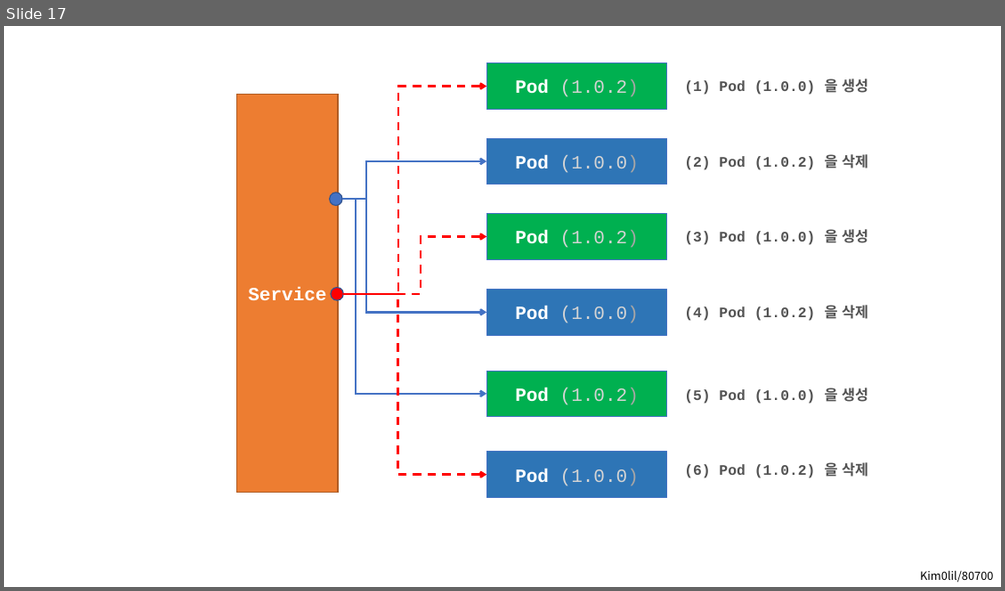
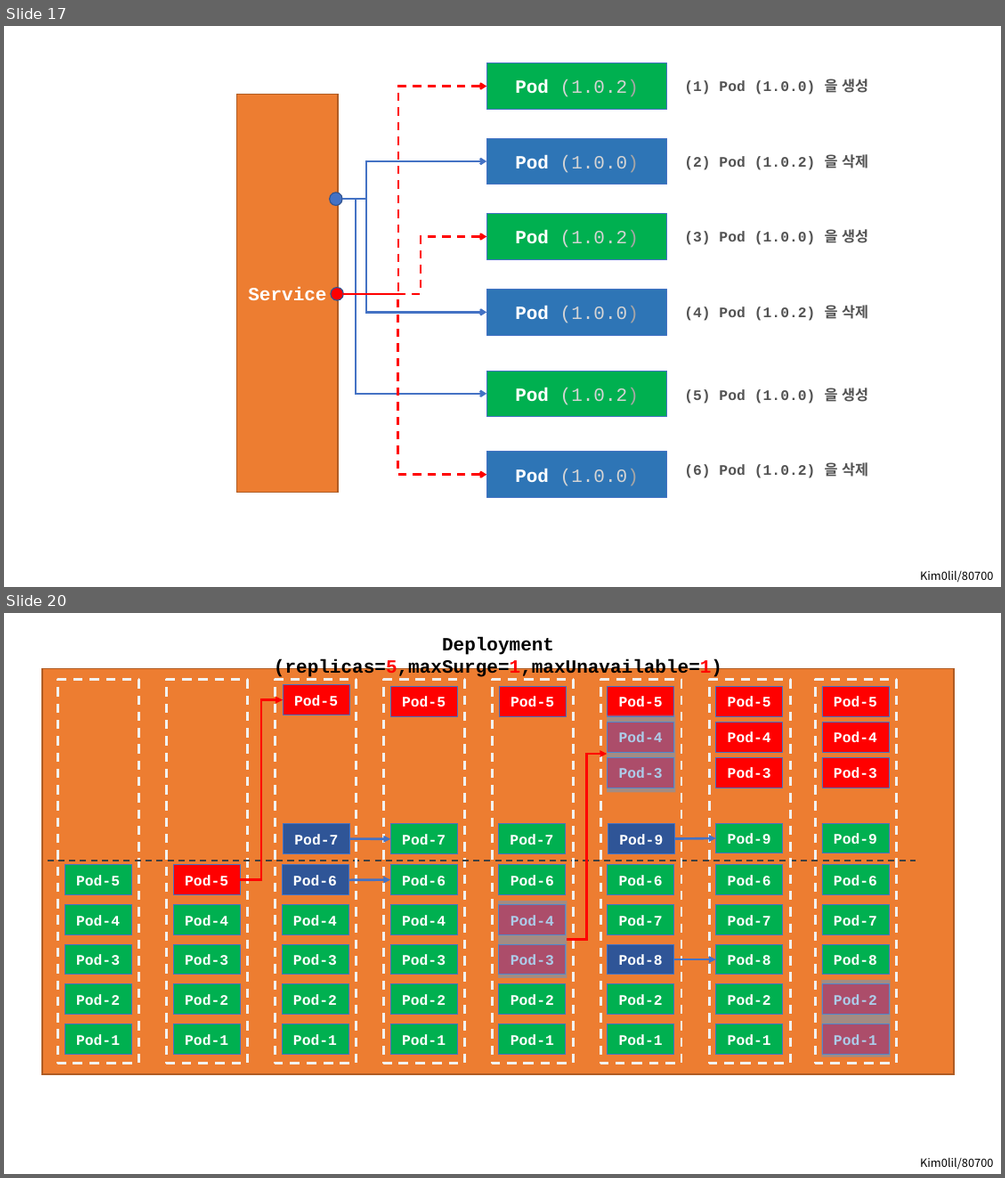
Before and after one commit to kim0lil/80700, a slide deck: assets/images.pptx. Shown one above the other, each under a label of ours: slide 17 before the commit, slides 17 and 20 after it; the slides between them are not shown. The pictures are 1005x591 and 1005x1178 pixels, drawn with LibreOffice and Linux fonts; fonts in the diff are those of the drawing. Boxes give left, top, right and bottom in pixels: in the first picture for what was removed or moved away, otherwise in the second. Text is boxed around its words. In the diff, an @@ line names an element or a change of style, - is before the commit and + after.

```diff
--- a/assets/images.pptx
+++ b/assets/images.pptx
@@ slide 20 added at (4, 613, 1001, 1174), background #FFFFFF @@
@@ group added at (42, 637, 954, 1074): 70 rectangles, 4 arrows, 2 elbow arrows, 1 text, 1 line @@
+Deployment (replicas=5,maxSurge=1,maxUnavailable=1)
+Pod-1
+Pod-2
+Pod-3
+Pod-4
+Pod-5
+Pod-1
+Pod-2
+Pod-3
+Pod-4
+Pod-5
+Pod-1
+Pod-2
+Pod-3
+Pod-4
+Pod-5
+Pod-6
+Pod-7
+Pod-7
+Pod-1
+Pod-2
+Pod-3
+Pod-4
+Pod-6
+Pod-5
+Pod-1
+Pod-2
+Pod-3
+Pod-4
+Pod-6
+Pod-1
+Pod-2
+Pod-8
+Pod-7
+Pod-5
+Pod-6
+Pod-9
+Pod-1
+Pod-2
+Pod-8
+Pod-7
+Pod-6
+Pod-5
+Pod-5
+Pod-4
+Pod-4
+Pod-3
+Pod-3
+Pod-7
+Pod-9
+Pod-1
+Pod-2
+Pod-8
+Pod-7
+Pod-5
+Pod-6
+Pod-9
+Pod-4
+Pod-3
@@ text added at (920, 1157, 993, 1169), 11 pt, text #000000 @@
+Kim0lil/80700
```
Also in this commit, not shown: 6 other slides added, 23 other files.
